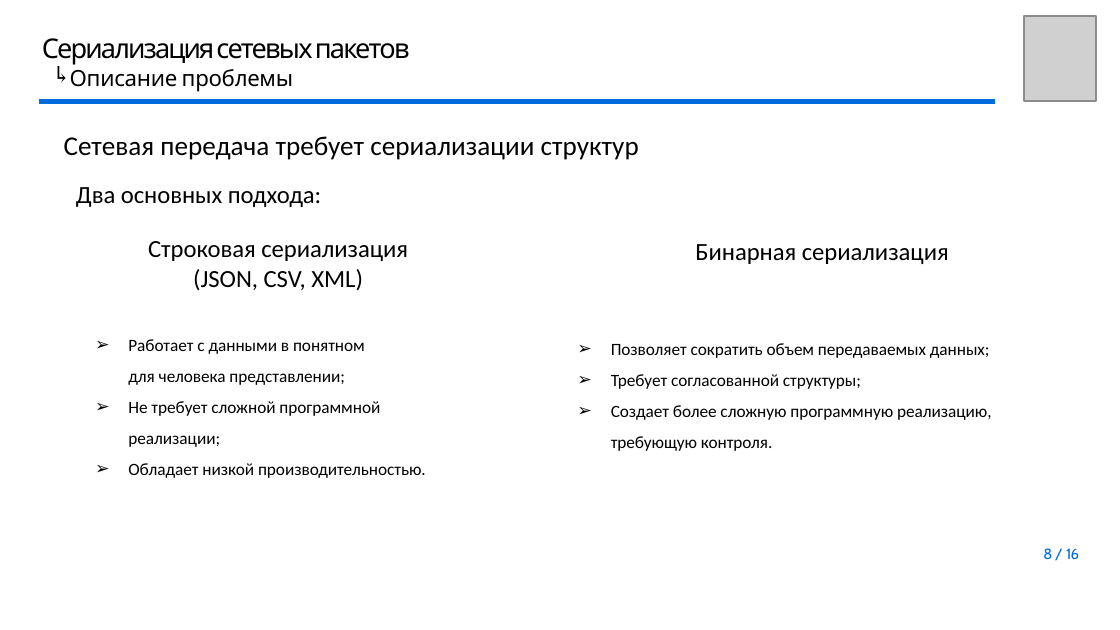
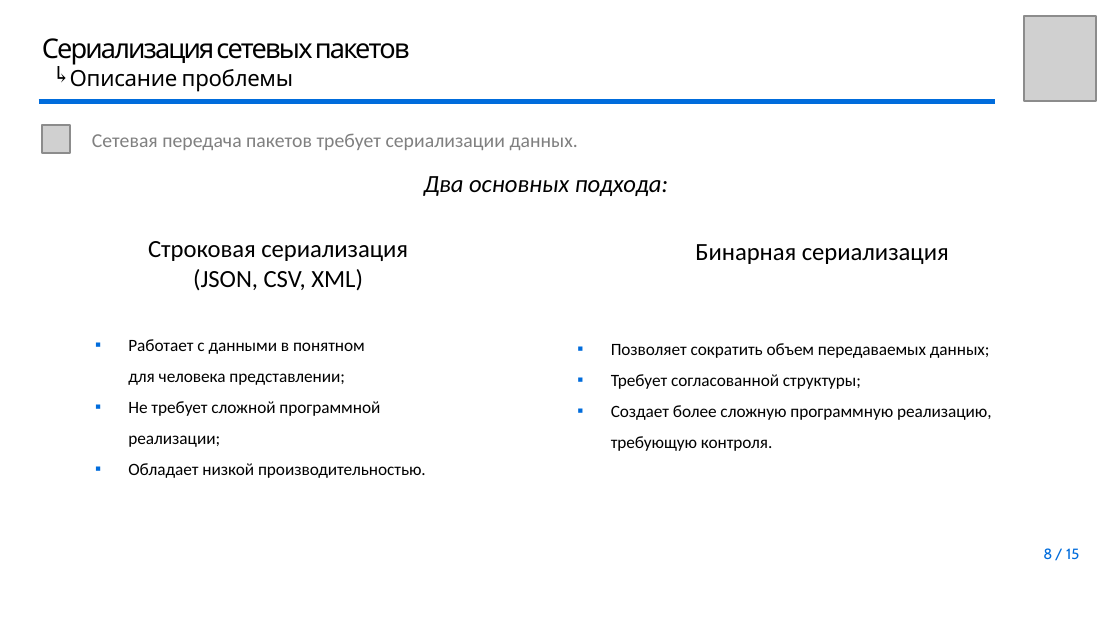
Before and after one commit to youngB0rrov/bmstu_doc, a slide deck: slide 8 of Master/Diploma/presentation/Презентация.pptx. Drawn at 1120x630 pixels with LibreOffice and Linux fonts; fonts in the diff are those of the drawing; grey boxes stand for pictures; background and template pictures are left out. Boxes give left, top, right and bottom in pixels: in the first picture for what was removed or moved away, otherwise in the second. Text is boxed around its words. In the diff, an @@ line names an element or a change of style, - is before the commit and + after.

```diff
--- a/Master/Diploma/presentation/Презентация.pptx
+++ b/Master/Diploma/presentation/Презентация.pptx
@@ picture added at (43, 124, 71, 153) @@
@@ text at (92, 133, 578, 150): text changed; size 11 to 8 pt; text colour #000000 to #808080 @@
-Сетевая передача требует сериализации структур
+Сетевая передача пакетов требует сериализации данных.
@@ text "Два основных подхода:": place and size @@
-text "Два основных подхода:" at (76, 187, 322, 207)
+text "Два основных подхода:" at (424, 176, 668, 196)
@@ text "Два основных подхода:" at (424, 176, 668, 196): italic on @@
@@ text "Работает с данными в понятном ..." at (128, 339, 426, 478): bullet ➢ to ▪ @@
@@ text "Позволяет сократить объем передаваемых данных;" at (611, 343, 992, 451): bullet ➢ to ▪ @@
@@ page number at (1043, 548, 1079, 560): text changed @@
-8 / 16
+8 / 15
```
Also in this commit, not shown: 7 other slides changed, 1 slide added, 3 other files.
